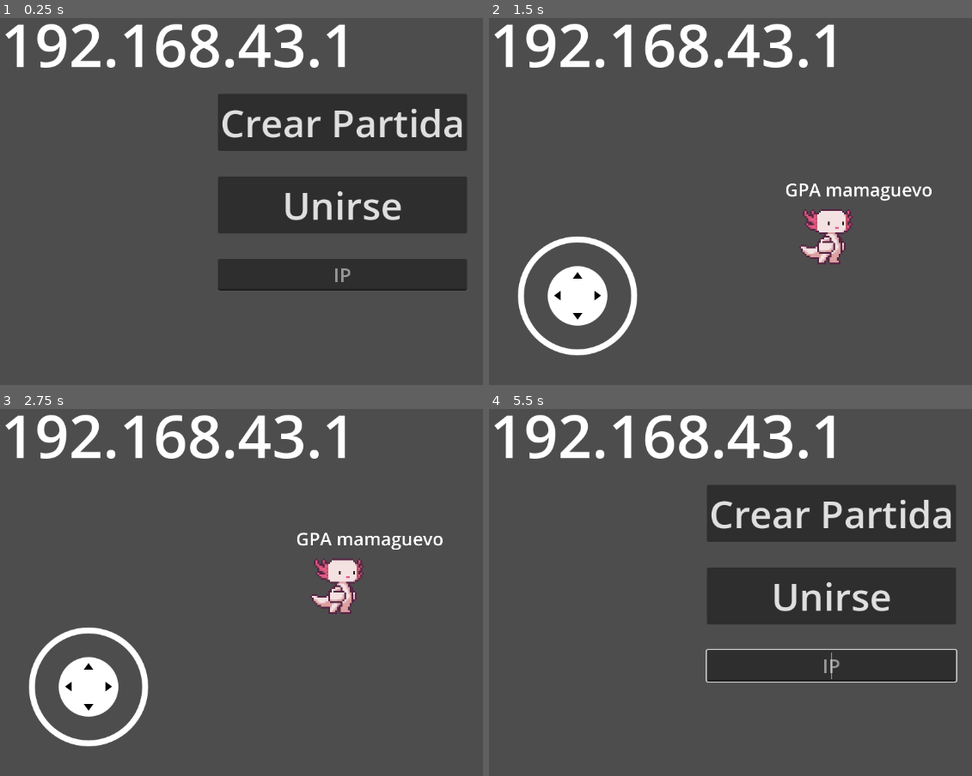
Above: before the commit, frames 1-4 (two rows, left to right).
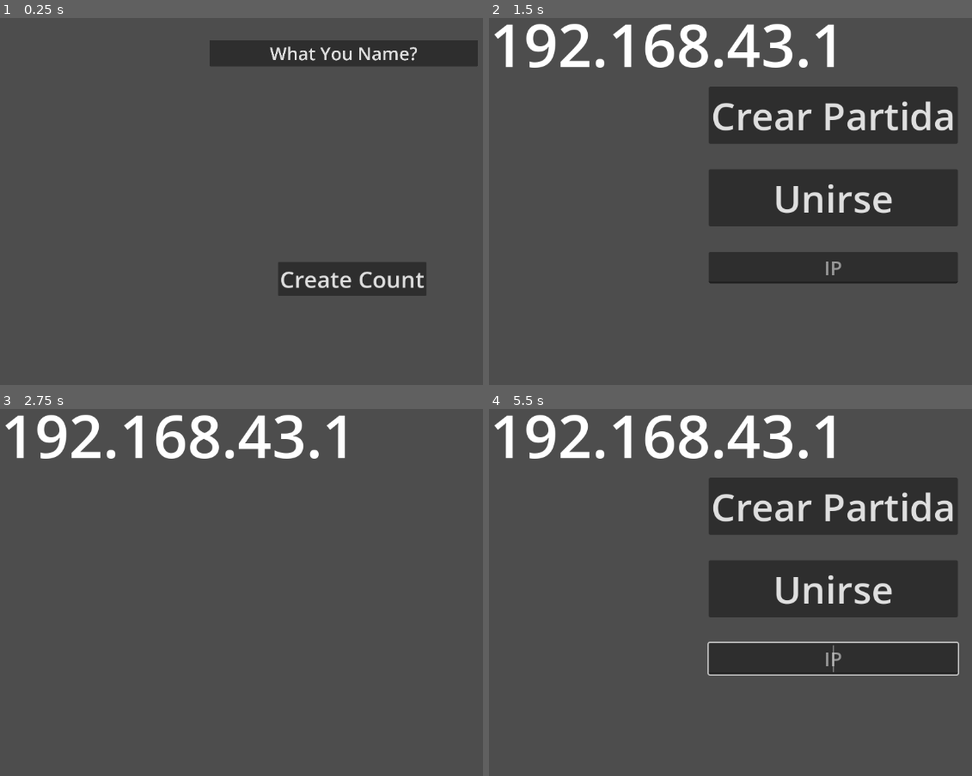
Above: after the commit, the same moments.

Repository: FelixGamerFG/Wasteland-Apocalypse-Zombies
Game: Godot game, scene res://scenes/main_scene.tscn
Two runs of this game, one before a commit and one after it. Both use one fixed random seed, a clock stepped at 60 frames per second and the inputs below.
Inputs (mouse positions are in pixels of both pictures, inside the frame that each line leads up to):
- Up to frame 1 (0.25 s): no input
- Up to frame 2 (1.5 s): click (831, 120) at 0.5 s, where only the run before the commit has a clickable "Crear Partida"; click (841, 278) at 1.25 s, where only the run after the commit has a clickable "Create Count"
- Up to frame 3 (2.75 s): click (342, 588) at 2 s, where only the run after the commit has a clickable "Unirse"
- Up to frame 4 (5.5 s): tap Enter (ui_accept) at 2.75, 3.02, 3.5, 4.25, 5 s; move the mouse to (outside the picture) at 2.77 s; hold Right (ui_right) 2.78-3.5 s; click (outside the picture) at 2.92 s; drag from (691, 603) to (798, 662) at 3.52 s; move the mouse to (899, 497) at 4.27 s; hold Left (ui_left) 4.28-5 s; drag from (798, 662) to (624, 526) at 5.02 s

The runs differ from the first frame. In frame 1, 25% of the frame differs, in the area x 1-99%, y 1-76%; in frame 2, 23%; in frame 3, 4.5%; in frame 4, 9.6%.

Commit message:
Creador de cuenta local
Solo falta crear un botón para eliminar cuenta

Diff:
--- a/Scripts/GlobalST/GlobalGame.gd
+++ b/Scripts/GlobalST/GlobalGame.gd
@@ -3,7 +3,7 @@
 
 # Called when the node enters the scene tree for the first time.
 func _ready() -> void:
-	pass # Replace with function body.
+	pass
 
 
 # Called every frame. 'delta' is the elapsed time since the previous frame.
--- a/Scripts/GlobalST/GuardadosST/datas_PJ.gd
+++ b/Scripts/GlobalST/GuardadosST/datas_PJ.gd
@@ -3,16 +3,11 @@
 const SaveFile  = "user://SaveFile_jp.save"
 
 var datosJP = {
-	"Nombre": "GPA mamaguevo"
+	"Nombre": "name_null"
 }
 
 func _ready() -> void:
 	_load_data()
-
-func _process(delta: float) -> void:
-	if Input.is_action_just_pressed("ui_cancel"):
-		_save_data()
-		print("ok")
 
 
 
@@ -23,8 +18,10 @@
 	else:
 		datosJP = file.get_var()
 	file = null
+	print("cargo")
 
 func _save_data():
 	var file = FileAccess.open(SaveFile,FileAccess.WRITE)
 	file.store_var(datosJP)
 	file = null
+	print("saver")
--- a/Scripts/MainsST/main_scene.gd
+++ b/Scripts/MainsST/main_scene.gd
@@ -1,24 +1,43 @@
 extends Node
 
-@onready var menu = $CenterContainer
-@onready var IP_edit = $CenterContainer/VBoxContainer/LineEdit
+@onready var menu = $Control/CenterContainer
+@onready var IP_edit = $Control/CenterContainer/VBoxContainer/LineEdit
 
 var peer : ENetMultiplayerPeer = ENetMultiplayerPeer.new()
 
 var IP_ADRESS = "localhost" #for gpa
-var PORT = 3500
+var PORT = 0000
 
 func _ready() -> void:
-	pass
+
+	#verificar cuenta existente
+	if Data_Pj.datosJP.Nombre != "name_null":
+		$CanvasLayer/textMap.visible = true
+		$Control/CenterContainer.visible = true
+		$Control/NameEdit.visible = false
+		$Control/CreateEdit.visible = false
+	else:
+		$Control/CenterContainer.visible = false
+		$Control/NameEdit.visible = true
+		$CanvasLayer/textMap.visible = false
 
 func _process(delta: float) -> void:
 	$CanvasLayer/textMap.text = IP_ADRESS
 	if Input.is_action_just_pressed("ui_accept"):
 		get_tree().reload_current_scene()
 
+
+	#sistema de iniciar cuenta
+
+
+
+
+
 ##Por ahora no funciona
 	if IP_edit.text == "":
 		IP_ADRESS = "192.168.43.1"
+	else:
+		IP_ADRESS = IP_edit.text
 
 	if IP_edit.text == "1":
 		IP_ADRESS = "localhost"
@@ -44,3 +63,14 @@
 	player_scene.name = str(id)
 	add_child(player_scene, true)
 	print(str(id))
+
+
+func _on_create_edit_pressed() -> void:
+	$CanvasLayer/textMap.visible = true
+	$Control/CenterContainer.visible = true
+	$Control/NameEdit.visible = false
+	$Control/CreateEdit.visible = false
+	Data_Pj.datosJP.Nombre = $Control/NameEdit.text
+	Data_Pj._save_data()
+
+	pass
--- a/project.godot
+++ b/project.godot
@@ -19,6 +19,11 @@
 
 Data_Pj="*res://Scripts/GlobalST/GuardadosST/datas_PJ.gd"
 GlobalGame="*res://Scripts/GlobalST/GlobalGame.gd"
+
+[display]
+
+window/size/always_on_top=true
+window/stretch/aspect="expand"
 
 [file_customization]
 
--- a/scenes/main_scene.tscn
+++ b/scenes/main_scene.tscn
@@ -8,45 +8,72 @@
 [node name="main_scene" type="Node"]
 script = ExtResource("1_2832d")
 
-[node name="CenterContainer" type="CenterContainer" parent="."]
+[node name="Control" type="Control" parent="."]
+layout_mode = 3
+anchors_preset = 0
+offset_right = 40.0
+offset_bottom = 40.0
+
+[node name="CenterContainer" type="CenterContainer" parent="Control"]
+visible = false
+layout_mode = 1
 anchors_preset = 15
 anchor_right = 1.0
 anchor_bottom = 1.0
+offset_left = 370.0
+offset_top = 146.0
+offset_right = 748.0
+offset_bottom = 437.0
 grow_horizontal = 2
 grow_vertical = 2
 
-[node name="VBoxContainer" type="VBoxContainer" parent="CenterContainer"]
+[node name="VBoxContainer" type="VBoxContainer" parent="Control/CenterContainer"]
 layout_mode = 2
 theme_override_constants/separation = 43
 alignment = 1
 
-[node name="host" type="Button" parent="CenterContainer/VBoxContainer"]
+[node name="host" type="Button" parent="Control/CenterContainer/VBoxContainer"]
 layout_mode = 2
 size_flags_horizontal = 0
 theme_override_font_sizes/font_size = 64
 text = "Crear Partida"
 
-[node name="join" type="Button" parent="CenterContainer/VBoxContainer"]
+[node name="join" type="Button" parent="Control/CenterContainer/VBoxContainer"]
 layout_mode = 2
 theme_override_font_sizes/font_size = 64
 text = "Unirse"
 
-[node name="LineEdit" type="LineEdit" parent="CenterContainer/VBoxContainer"]
+[node name="LineEdit" type="LineEdit" parent="Control/CenterContainer/VBoxContainer"]
 layout_mode = 2
 theme_override_font_sizes/font_size = 32
 placeholder_text = "IP"
 alignment = 1
 
+[node name="NameEdit" type="LineEdit" parent="Control"]
+layout_mode = 2
+offset_left = 353.0
+offset_top = 68.0
+offset_right = 1853.0
+offset_bottom = 213.0
+scale = Vector2(0.3, 0.3)
+theme_override_font_sizes/font_size = 100
+text = "What You Name?"
+alignment = 1
+
+[node name="CreateEdit" type="Button" parent="Control"]
+layout_mode = 2
+offset_left = 468.0
+offset_top = 441.0
+offset_right = 886.0
+offset_bottom = 537.0
+scale = Vector2(0.595, 0.595)
+size_flags_horizontal = 0
+theme_override_font_sizes/font_size = 64
+text = "Create Count"
+
 [node name="MultiplayerSpawner" type="MultiplayerSpawner" parent="."]
 _spawnable_scenes = PackedStringArray("res://scenes/characters/players/pj.tscn")
 spawn_path = NodePath("..")
-
-[node name="StaticBody2D" type="StaticBody2D" parent="."]
-position = Vector2(-13, 571)
-
-[node name="CollisionShape2D" type="CollisionShape2D" parent="StaticBody2D"]
-position = Vector2(582.5, 0)
-shape = SubResource("RectangleShape2D_v1k1n")
 
 [node name="CanvasLayer" type="CanvasLayer" parent="."]
 
@@ -58,5 +85,15 @@
 theme_override_font_sizes/font_size = 100
 text = "mapa "
 
-[connection signal="pressed" from="CenterContainer/VBoxContainer/host" to="." method="_on_host_pressed"]
-[connection signal="pressed" from="CenterContainer/VBoxContainer/join" to="." method="_on_join_pressed"]
+[node name="Map" type="Node" parent="."]
+
+[node name="StaticBody2D" type="StaticBody2D" parent="Map"]
+position = Vector2(-13, 571)
+
+[node name="CollisionShape2D" type="CollisionShape2D" parent="Map/StaticBody2D"]
+position = Vector2(582.5, 0)
+shape = SubResource("RectangleShape2D_v1k1n")
+
+[connection signal="pressed" from="Control/CenterContainer/VBoxContainer/host" to="." method="_on_host_pressed"]
+[connection signal="pressed" from="Control/CenterContainer/VBoxContainer/join" to="." method="_on_join_pressed"]
+[connection signal="pressed" from="Control/CreateEdit" to="." method="_on_create_edit_pressed"]
